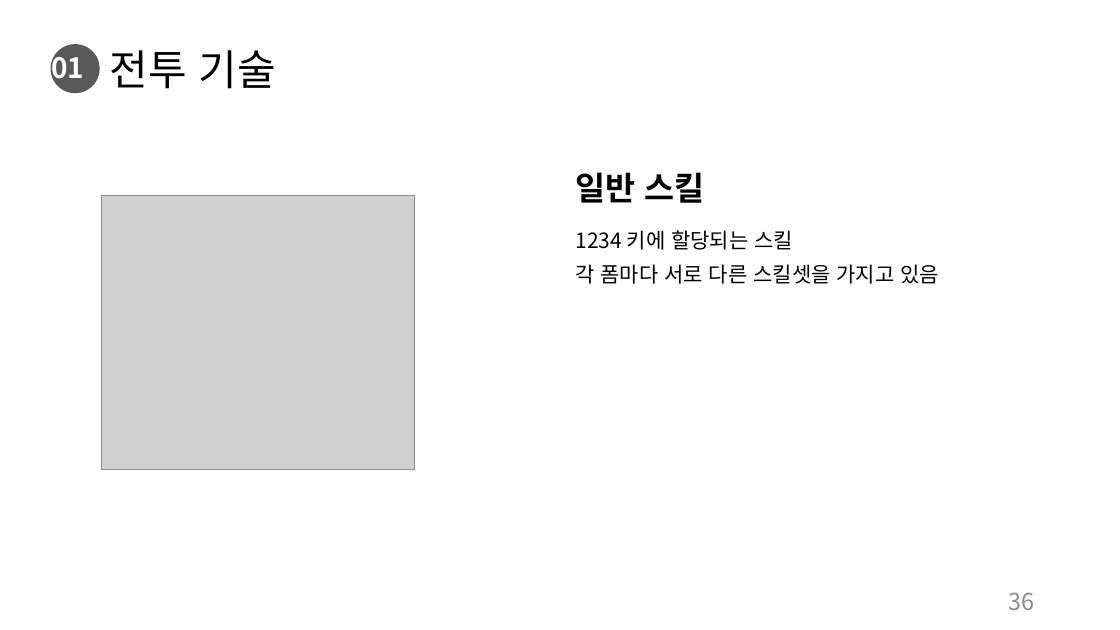
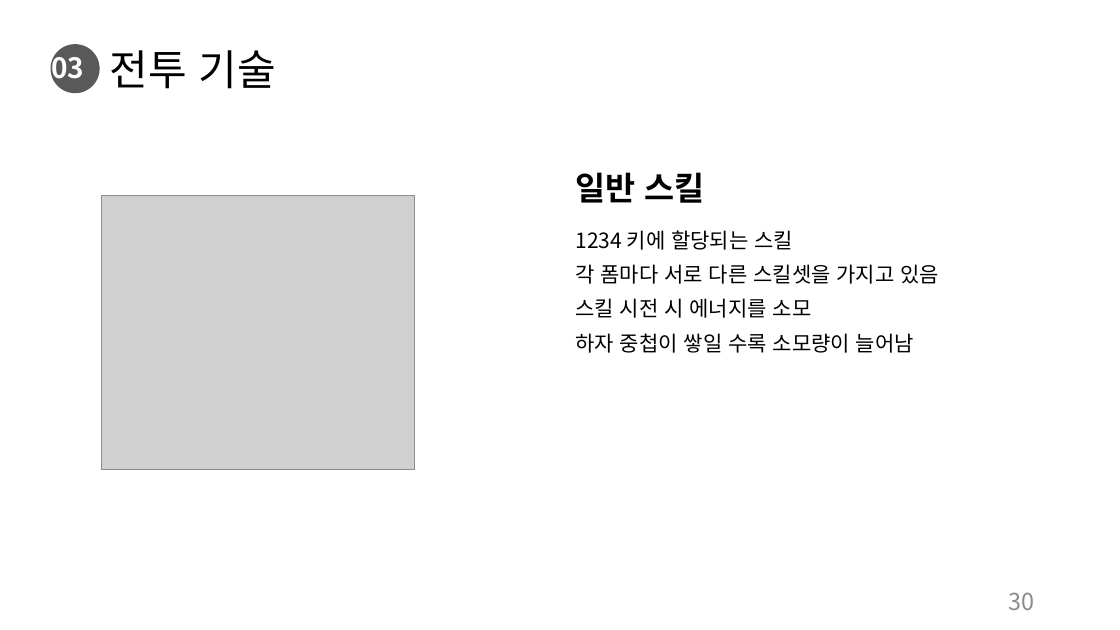
Before and after one commit to charobe/HDB, a slide deck: slide 30 of 조영욱/하자 드 바이오.pptx (slide 36 before the commit). Drawn at 1120x630 pixels with LibreOffice and Linux fonts; fonts in the diff are those of the drawing; grey boxes stand for pictures. Boxes give left, top, right and bottom in pixels: in the first picture for what was removed or moved away, otherwise in the second. Text is boxed around its words. In the diff, an @@ line names an element or a change of style, - is before the commit and + after.

```diff
--- a/조영욱/하자 드 바이오.pptx
+++ b/조영욱/하자 드 바이오.pptx
@@ text at bbox=[51, 50, 84, 86]: text changed @@
-01
+03
@@ text at bbox=[575, 298, 914, 353]: paragraphs added @@
+스킬 시전 시 에너지를 소모
+하자 중첩이 쌓일 수록 소모량이 늘어남
@@ page number at bbox=[1009, 592, 1035, 610]: text changed @@
-36
+30
```
Also in this commit, not shown: 32 other slides changed, 2 slides added, 1 slide removed, 1 other file.
